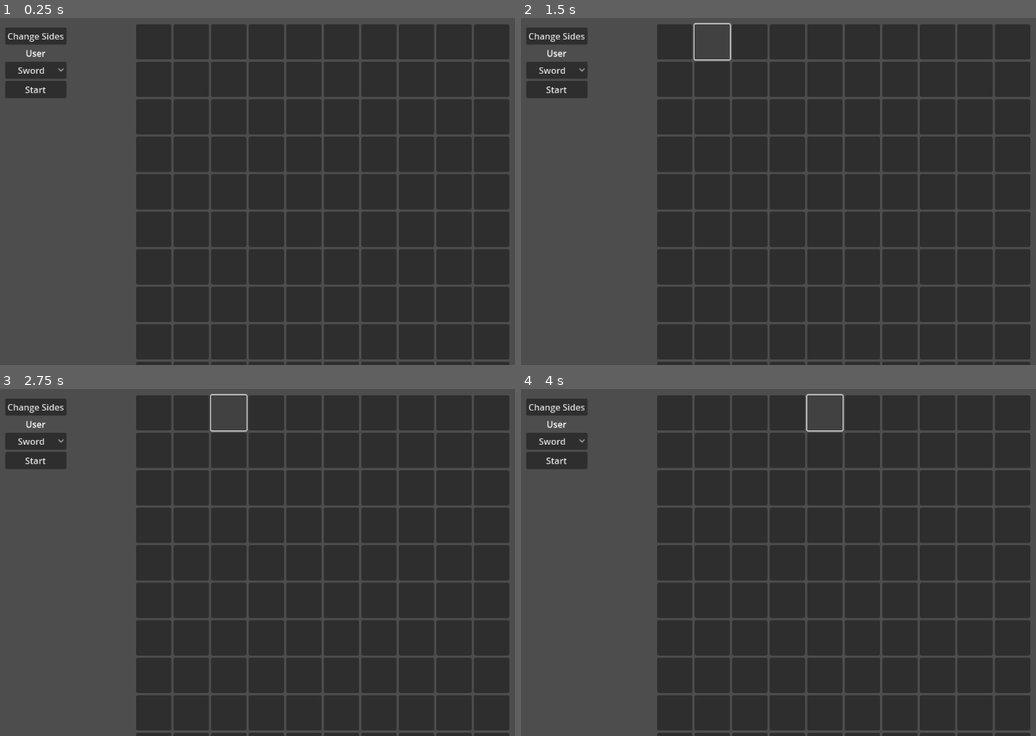
Above: before the commit, frames 1-4 (two rows, left to right).
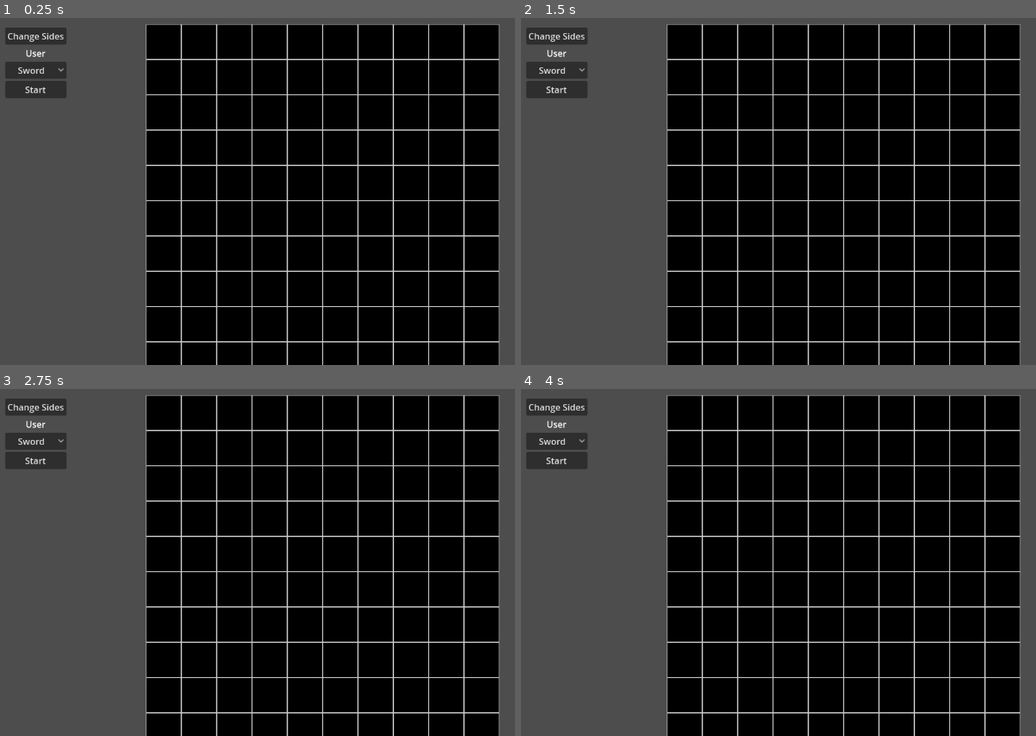
Above: after the commit, the same moments.

Repository: Fokkos/autochess-prototype
Game: Godot game, scene res://scenes/common/Grid.tscn
Same seed, same stepped clock (60 frames per second), same inputs: the game is played once before the commit and once after it.
Inputs (mouse positions are in pixels of both pictures, inside the frame that each line leads up to; where the layout moved, square brackets give the same spot in the first picture):
- Up to frame 1 (0.25 s): no input
- Up to frame 2 (1.5 s): click (685, 42) [675, 42] at 0.5 s; click (721, 42) [711, 42] at 1.25 s
- Up to frame 3 (2.75 s): click (236, 413) [226, 413] at 2 s
- Up to frame 4 (4 s): click (788, 413) at 2.75 s; click (824, 413) at 3.5 s

The runs differ from the first frame. In frame 1, 70% of the frame differs, in the area x 26-99%, y 1-100%; in frame 2, 70%; in frame 3, 70%; in frame 4, 70%.

Commit message:
feat(units): units now move grid based

Diff:
--- a/globals/BattleManager.gd
+++ b/globals/BattleManager.gd
@@ -11,6 +11,9 @@
 func get_enemy_units(for_team: int):
 	return units.filter(func(unit): return unit.team != for_team)
 
+func tile_to_world(tile: Vector2i, tile_size: int) -> Vector2:
+	return Vector2(tile) * tile_size + Vector2(tile_size / 2, tile_size / 2)
+
 # Called when the node enters the scene tree for the first time.
 func _ready() -> void:
 	pass # Replace with function body.
--- a/scenes/common/Grid.gd
+++ b/scenes/common/Grid.gd
@@ -8,7 +8,6 @@
 @onready var unit_scene = preload("res://scenes/units/Unit.tscn")
 
 var units := {}  # Dictionary to map (x, y) to units
-
 
 func _ready():
 	var grid = $GridContainer
--- a/scenes/common/Grid.tscn
+++ b/scenes/common/Grid.tscn
@@ -20,6 +20,8 @@
 offset_right = 40.0
 offset_bottom = 70.0
 grow_horizontal = 2
+theme_override_constants/h_separation = 0
+theme_override_constants/v_separation = 0
 columns = 10
 
 [node name="UI" parent="." instance=ExtResource("2_84v8o")]
--- a/scenes/common/TileButton.tscn
+++ b/scenes/common/TileButton.tscn
@@ -1,4 +1,26 @@
-[gd_scene format=3 uid="uid://cvhuqg5rw07pu"]
+[gd_scene load_steps=4 format=3 uid="uid://cvhuqg5rw07pu"]
+
+[sub_resource type="StyleBoxFlat" id="StyleBoxFlat_snloo"]
+bg_color = Color(0, 0, 0, 1)
+border_width_left = 1
+border_width_top = 1
+border_width_right = 1
+border_width_bottom = 1
+
+[sub_resource type="StyleBoxFlat" id="StyleBoxFlat_xjytp"]
+bg_color = Color(0.281187, 0.281187, 0.281187, 1)
+border_width_left = 2
+border_width_top = 2
+border_width_right = 2
+border_width_bottom = 2
+border_color = Color(1, 1, 1, 1)
+
+[sub_resource type="StyleBoxFlat" id="StyleBoxFlat_gaa0p"]
+bg_color = Color(0, 0, 0, 1)
+border_width_left = 1
+border_width_top = 1
+border_width_right = 1
+border_width_bottom = 1
 
 [node name="Button" type="Button"]
 custom_minimum_size = Vector2(64, 64)
@@ -6,3 +28,6 @@
 offset_bottom = 149.0
 size_flags_horizontal = 3
 size_flags_vertical = 3
+theme_override_styles/focus = SubResource("StyleBoxFlat_snloo")
+theme_override_styles/hover = SubResource("StyleBoxFlat_xjytp")
+theme_override_styles/normal = SubResource("StyleBoxFlat_gaa0p")
--- a/scenes/units/Unit.gd
+++ b/scenes/units/Unit.gd
@@ -5,8 +5,7 @@
 @export var hp: int = 100
 @export var attack: int = 10
 @export var attack_speed: int = 10
-@export var movement_speed: int = 10
-@export var range: float = 10.0
+@export var range: float = 1 # How many squares can this unit attack from?
 @export var team: int = 0 # 0 = player, 1 = enemy
 
 var unit_size: int = 64 # Units are 64*64px
@@ -15,15 +14,22 @@
 var current_target: Node2D = null
 var attack_timer: float = 0.0
 
+var tile_size = 64
+var current_tile: Vector2i
+var destination_tile: Vector2i
+var destination_reached := true
+var move_timer := 0.0
+const STEP_INTERVAL := 0.5  # seconds
+
 @onready var hp_bar = $HPBar
 @onready var sprite = $Sprite2D
 @onready var control_panel = $UI
+var grid: Control
 
 func _ready():
 	# Register unit to the battle manager
 	BattleManager.register_unit(self)
 	hp_bar.max_value = hp
-	hp_bar.value = hp
 
 # Cleanup function for when a unit is removed from the node tree
 func _exit_tree():
@@ -37,20 +43,17 @@
 			sprite.texture = load("res://scenes/units/assets/sword.png")
 			attack = 4
 			attack_speed = 8
-			movement_speed = 5
 			range = 1
 		"Axe":
 			sprite.texture = load("res://scenes/units/assets/axe.png")
 			attack = 8
-			attack_speed = 3
-			movement_speed = 3
-			range = 0.75
+			attack_speed = 4
+			range = 1
 		"Bow":
 			sprite.texture = load("res://scenes/units/assets/bow.png")
 			attack = 6
-			attack_speed = 1
-			movement_speed = 3
-			range = 3
+			attack_speed = 4
+			range = 4
 
 	if place_enemies: # Tint enemy units red
 		team = 1
@@ -58,59 +61,92 @@
 
 	print("Unit created with type:", unit_type)
 
+
 func _process(delta):
-	if GameState.game_ready:
-		match state:
-			UnitState.IDLE:
-				# If idle, get a list of all enemies, then look for target.
-				var enemies = BattleManager.get_enemy_units(team)
-				if enemies.is_empty():
-					rotate(5*delta)
-					return
-				# Find the closest enemy, and set current target to that enemy unit
-				var closest_enemy = enemies[0]
-				var min_dist = position.distance_to(closest_enemy.position)
+	if not GameState.game_ready:
+		return
 
-				for enemy in enemies:
-					var dist = position.distance_to(enemy.position)
-					if dist < min_dist:
-						closest_enemy = enemy
-						min_dist = dist
+	current_tile = Vector2i(global_position.x / tile_size, global_position.y / tile_size)
 
-				# Once all enemies are checked, set the current target to the closest enemy
-				current_target = closest_enemy
-				# And set the state to MOVE_TO_TARGET
+	match state:
+		UnitState.IDLE:
+			# Look for the closest enemy
+			var enemies = BattleManager.get_enemy_units(team)
+			if enemies.is_empty():
+				rotate(5 * delta)
+				return
+
+			var closest_enemy = enemies[0]
+			var min_dist = current_tile.distance_to(Vector2i(closest_enemy.global_position / tile_size))
+
+			for enemy in enemies:
+				var dist = current_tile.distance_to(Vector2i(enemy.global_position / tile_size))
+				if dist < min_dist:
+					closest_enemy = enemy
+					min_dist = dist
+
+			current_target = closest_enemy
+
+			# If already in range, switch to attack
+			if min_dist <= range:
+				state = UnitState.ATTACK
+			else:
+				destination_reached = true
 				state = UnitState.MOVE_TO_TARGET
-			UnitState.MOVE_TO_TARGET:
-				var direction = (current_target.position - position).normalized()
-				if position.distance_to(current_target.position) > range * unit_size:
-					position += direction * movement_speed * delta * 5
-				else:
-					state = UnitState.ATTACK
-			UnitState.ATTACK:
-				# Every `attack_speed` ticks, do `attack` damage to the targeted unit
-				if not is_instance_valid(current_target):
+
+		UnitState.MOVE_TO_TARGET:
+			if not is_instance_valid(current_target):
+				state = UnitState.IDLE
+				return
+
+			var target_tile = Vector2i(current_target.global_position / tile_size)
+			var distance = current_tile.distance_to(target_tile)
+
+			if distance <= range:
+				state = UnitState.ATTACK
+				return
+
+			move_timer += delta
+			if move_timer >= STEP_INTERVAL:
+				move_timer = 0.0  # Reset the timer
+
+				# Determine Manhattan step toward target
+				var step = Vector2i.ZERO
+				if current_tile.x < target_tile.x:
+					step.x = 1
+				elif current_tile.x > target_tile.x:
+					step.x = -1
+				elif current_tile.y < target_tile.y:
+					step.y = 1
+				elif current_tile.y > target_tile.y:
+					step.y = -1
+
+				translate(Vector2(step.x * 64, step.y * 64))
+
+		UnitState.ATTACK:
+			if not is_instance_valid(current_target):
+				state = UnitState.IDLE
+				current_target = null
+				return
+
+			var target_tile = Vector2i(current_target.global_position / tile_size)
+			var dist = current_tile.distance_to(target_tile)
+
+			if dist > range:
+				state = UnitState.MOVE_TO_TARGET
+				return
+
+			attack_timer -= delta
+			if attack_timer <= 0:
+				current_target.hp -= attack
+				current_target.hp_bar.value = current_target.hp
+				attack_timer = 1.0 / float(attack_speed)
+
+				if current_target.hp <= 0:
+					current_target.state = UnitState.DEAD
 					state = UnitState.IDLE
-					current_target = null
-					return
 
-				if position.distance_to(current_target.position) > range * unit_size:
-					state = UnitState.MOVE_TO_TARGET
-					return
-
-				attack_timer -= delta
-				if attack_timer <= 0:
-					current_target.hp -= attack
-					current_target.hp_bar.value = current_target.hp
-					attack_timer = 1.0 / float(attack_speed)
-
-					print(current_target.hp)
-
-					if current_target.hp <= 0:
-						current_target.state = UnitState.DEAD
-						state = UnitState.IDLE
-
-			UnitState.DEAD:
-				visible = false
-				BattleManager.unregister_unit(self)
-				current_target = null
+		UnitState.DEAD:
+			visible = false
+			BattleManager.unregister_unit(self)
+			current_target = null
